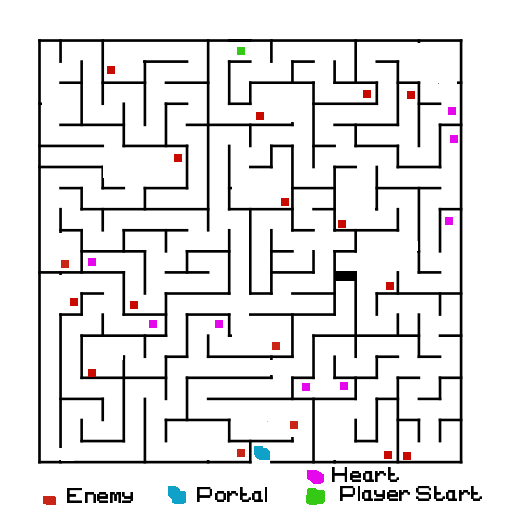
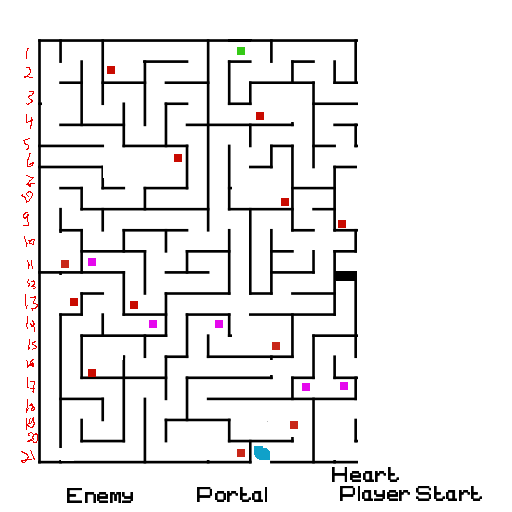
The second w=512, h=512 image is a revision of the first. Changes to its layers:
painted on "Layer 4(pasted)" over [21, 48, 56, 505]
added layer "Layer 9(pasted)" above "Layer 3(pasted)" over [21, 39, 384, 480]
hid "Layer 3(pasted)" over [21, 39, 463, 505]
